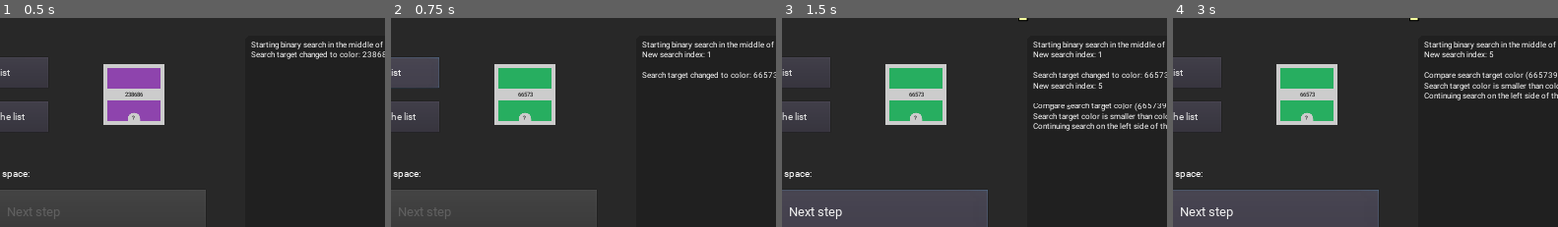
Above: before the commit, frames 1-4 (left to right).
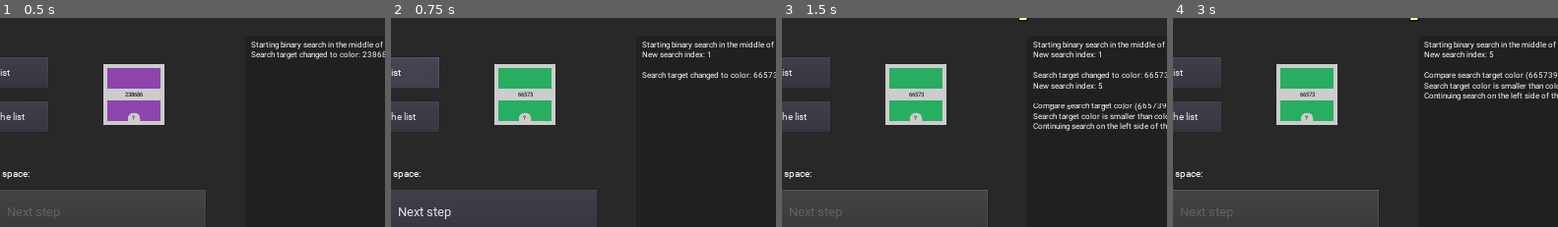
Above: after the commit, the same moments.

Repository: eddex/interactive-binary-search
Game: Godot game, scene res://src/Main.tscn
The game is run twice, just before and just after one commit, with the same random seed, the same clock (stepped at 60 frames per second) and the same inputs.
Inputs (mouse positions are % of the whole screen's width and height, from its top left):
- Up to frame 1 (0.5 s): no input
- Up to frame 2 (0.75 s): click "Random item from the list" at 0.5 s
- Up to frame 3 (1.5 s): click (23, 77) at 1.25 s, where only the run after the commit has a clickable "Next step"
- Up to frame 4 (3 s): click "Reset" at 2 s; click "Next step" at 2.75 s
The pictures show only the part of the screen within x 19-69%, y 31-81%; the shares and areas given below are measured in that part.

Frame 1 is identical in both runs. In frame 2, 0.3% of the frame differs, in the area x 2-16%, y 90-97%; in frame 3, 0.3%; in frame 4, 0.3%.

Commit message:
fix: prevent click on next step button before animation finished also disable the button if the search is finished

Diff:
--- a/src/Main.gd
+++ b/src/Main.gd
@@ -10,6 +10,7 @@
 var searchTarget: ColorSquare
 var searchedColor: int
 var logTextBox: RichTextLabel
+var nextStepButton: Button
 var random: RandomNumberGenerator = RandomNumberGenerator.new()
 
 # colors represented as integers, sorted by integer value
@@ -35,6 +36,7 @@
     self.arrow = self.get_node("CurrentPositionArrow")
     self.searchTarget = self.get_node("SearchTarget")
     self.logTextBox = self.get_node("LogTextbox")
+    self.nextStepButton = self.get_node("AnimateOneStepButton")
 
     self.random.randomize()
     self.change_search_target(
@@ -54,6 +56,9 @@
 
 
 func _on_AnimateOneStepButton_pressed():
+
+    self.nextStepButton.disabled = true
+
     var result: Array = self.binarySearch.search_iterative_single_step(
         self.colors,
         self.searchedColor,
@@ -86,6 +91,7 @@
         # target not found yet, move to next search position
         yield(get_tree().create_timer(0.5), "timeout")
         self.update_arrow_position()
+        self.nextStepButton.disabled = false
     else:
         self.logTextBox.text += str("\nColor ", int(self.searchedColor/1000), " was not found in the search space.\n")
 
@@ -96,6 +102,7 @@
     for item in self.sortedItems:
         item.reset_alpha()
     self.update_arrow_position()
+    self.nextStepButton.disabled = false
 
 
 func _on_RandomExistingItemButton_pressed():
